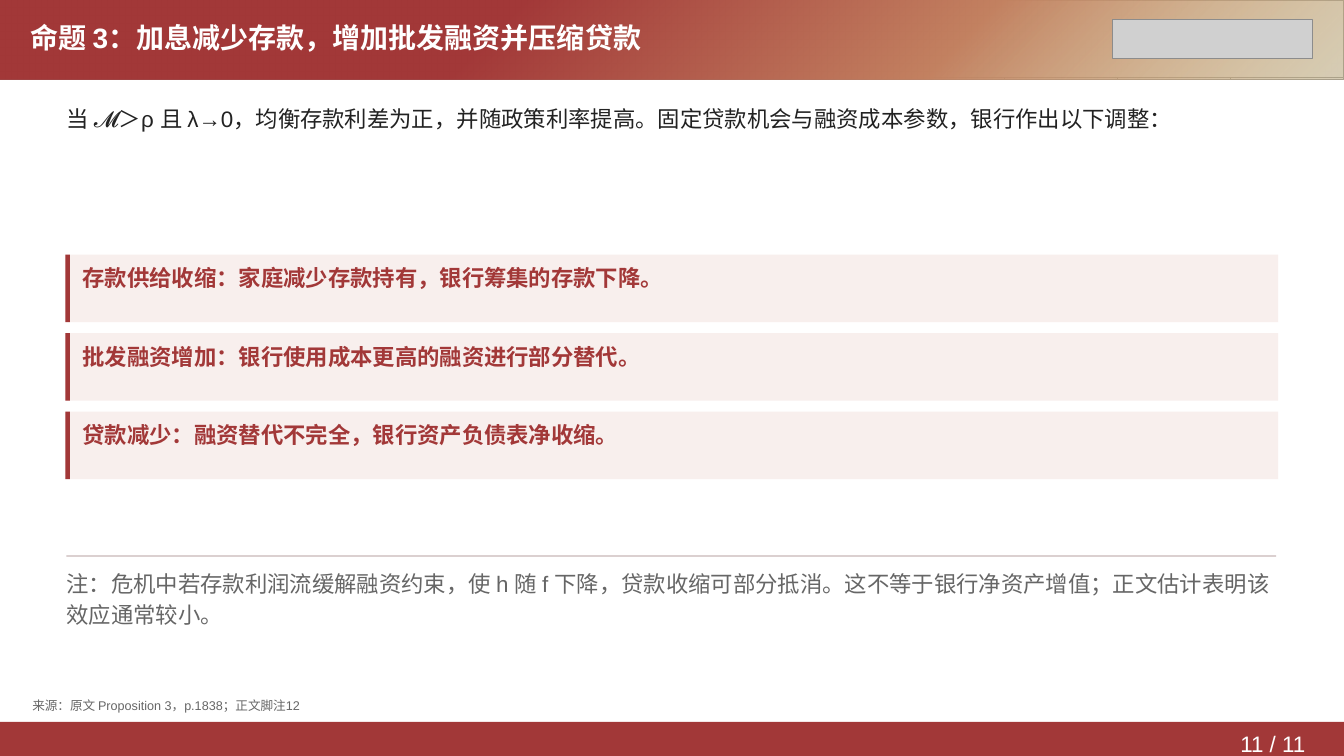
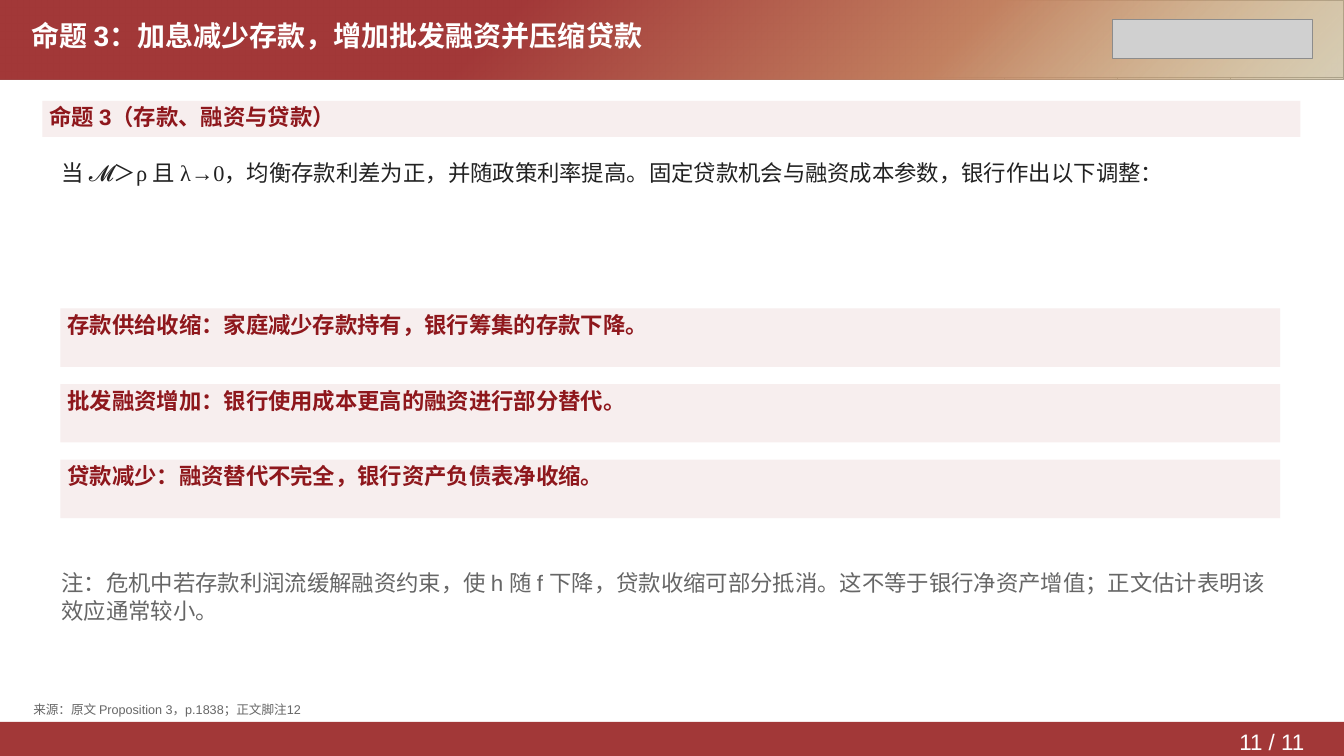
Before and after one commit to Yutingee/trial, a slide deck: slide 11 of deliverables/DepositsChannel-Model.pptx. Drawn at 1344x756 pixels with LibreOffice and Linux fonts; fonts in the diff are those of the drawing; grey boxes stand for pictures. Boxes give left, top, right and bottom in pixels: in the first picture for what was removed or moved away, otherwise in the second. Text is boxed around its words. In the diff, an @@ line names an element or a change of style, - is before the commit and + after.

Commit message:
Restyle presentation to screenshot references and apply highlight fill directly to text boxes

```diff
--- a/deliverables/DepositsChannel-Model.pptx
+++ b/deliverables/DepositsChannel-Model.pptx
@@ rectangle added at (42,101,1301,137), fill #F7EEEE, 16 pt, text #8E171C, bold @@
+命题 3（存款、融资与贷款）
@@ text "当 𝓜＞ρ 且 λ→0，均衡存款利差为正，并随政策利率提高。固定贷款机会与融资成本参数，银行作出以下调整：": place and size @@
-text "当 𝓜＞ρ 且 λ→0，均衡存款利差为正，并随政策利率提高。固定贷款机会与融资成本参数，银行作出以下调整：" at (66,108,1171,132)
+text "当 𝓜＞ρ 且 λ→0，均衡存款利差为正，并随政策利率提高。固定贷款机会与融资成本参数，银行作出以下调整：" at (61,162,1163,186)
@@ text "当 𝓜＞ρ 且 λ→0，均衡存款利差为正，并随政策利率提高。固定贷款机会与融资成本参数，银行作出以下调整：" at (61,162,1163,186): font Arial to Times New Roman; line spacing 1.15 to 1.05 @@
@@ rectangle removed at (66,254,1278,322) @@
@@ rectangle removed at (66,254,70,322) @@
@@ text colour #A23838 to #8E171C; line spacing 1.15 to 1.05; fill none to #F7EEEE in 3 elements at (60,460,1280,518), (60,384,1280,443), (60,309,1280,367) @@
@@ rectangle "存款供给收缩：家庭减少存款持有，银行筹集的存款下降。": place and size @@
-rectangle "存款供给收缩：家庭减少存款持有，银行筹集的存款下降。" at (83,267,663,289)
+rectangle "存款供给收缩：家庭减少存款持有，银行筹集的存款下降。" at (60,309,1280,367)
@@ rectangle removed at (66,334,1278,401) @@
@@ rectangle removed at (66,334,70,401) @@
@@ rectangle "批发融资增加：银行使用成本更高的融资进行部分替代。": place and size @@
-rectangle "批发融资增加：银行使用成本更高的融资进行部分替代。" at (83,346,641,367)
+rectangle "批发融资增加：银行使用成本更高的融资进行部分替代。" at (60,384,1280,443)
@@ rectangle removed at (66,411,1278,479) @@
@@ rectangle removed at (66,411,70,479) @@
@@ rectangle "贷款减少：融资替代不完全，银行资产负债表净收缩。": place and size @@
-rectangle "贷款减少：融资替代不完全，银行资产负债表净收缩。" at (83,424,619,446)
+rectangle "贷款减少：融资替代不完全，银行资产负债表净收缩。" at (60,460,1280,518)
@@ rectangle removed at (67,556,1276,557) @@
@@ line spacing 1.15 to 1.05 in 4 elements at (31,22,642,50), (1239,734,1304,750), (61,572,1264,621), (33,703,301,717) @@
```
Also in this commit, not shown: 10 other slides changed, 3 other files.
